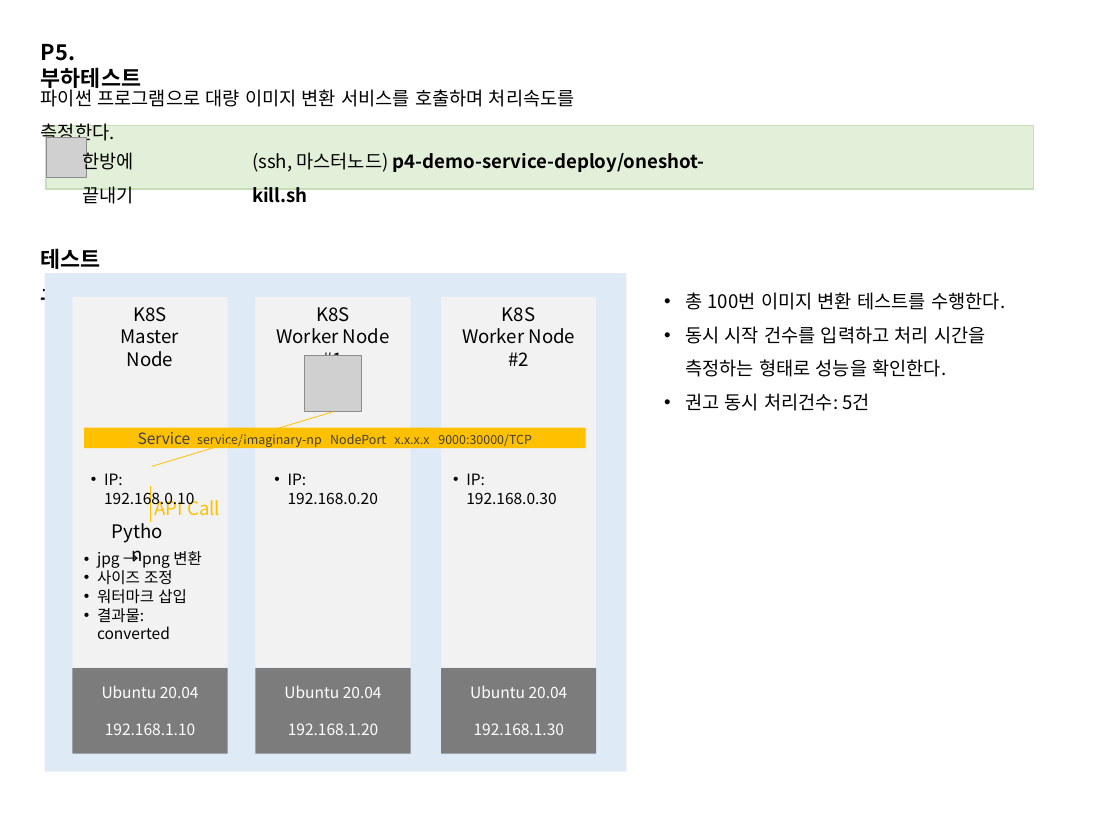
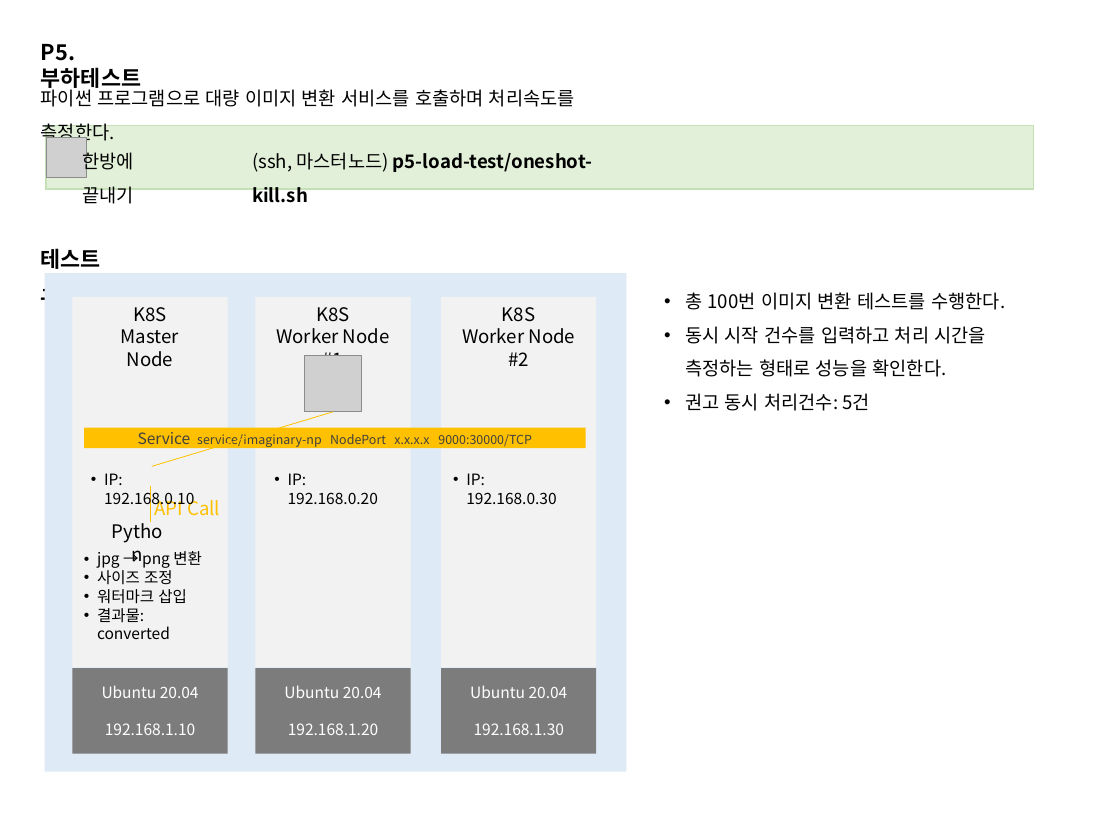
Before and after one commit to grollcake/k8s-practice, a slide deck: slide 8 of k8s practice.pptx. Drawn at 1120x840 pixels with LibreOffice and Linux fonts; fonts in the diff are those of the drawing; grey boxes stand for pictures; background and template pictures are left out. Boxes give left, top, right and bottom in pixels: in the first picture for what was removed or moved away, otherwise in the second. Text is boxed around its words. In the diff, an @@ line names an element or a change of style, - is before the commit and + after.

Commit message:
OK

```diff
--- a/k8s practice.pptx
+++ b/k8s practice.pptx
@@ text at [252,152,592,203]: text changed @@
-(ssh, 마스터노드) p4-demo-service-deploy/oneshot-kill.sh
+(ssh, 마스터노드) p5-load-test/oneshot-kill.sh
```
